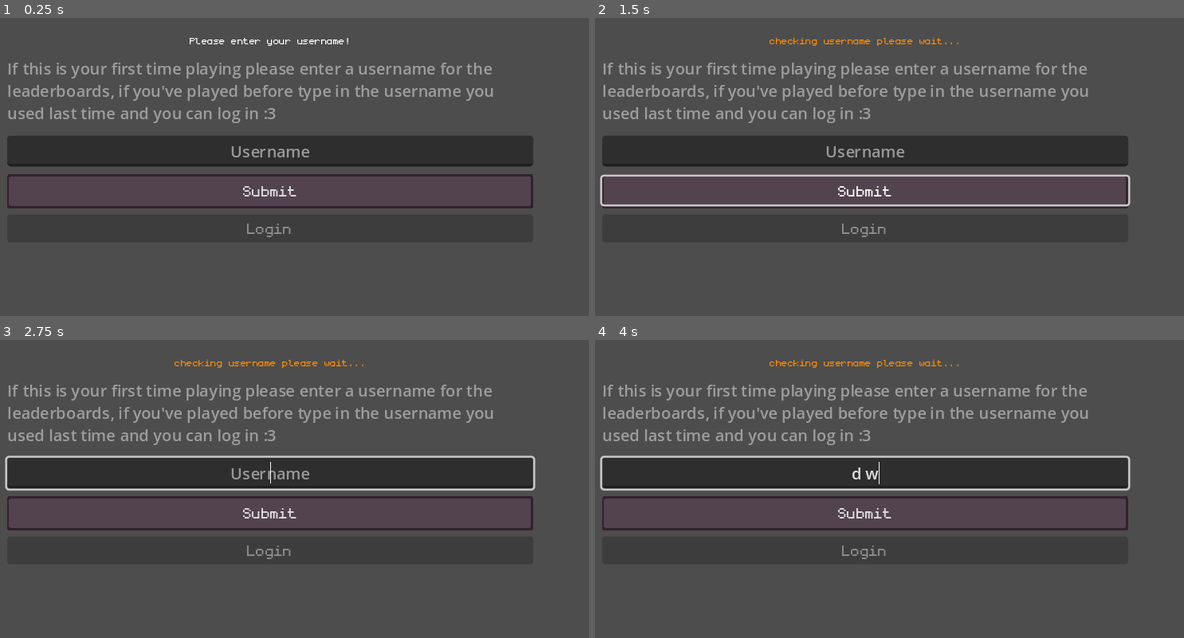
Above: before the commit, frames 1-4 (two rows, left to right).
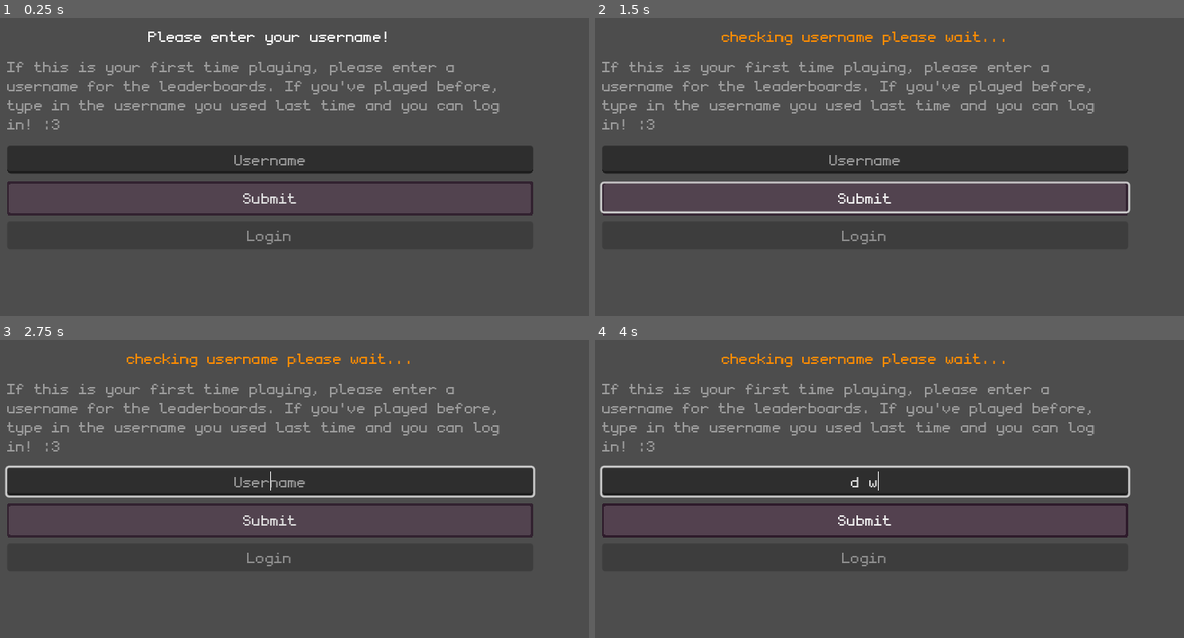
Above: after the commit, the same moments.

Repository: Eefschmeef2310/Summertime-Jam-2024
Game: Godot game, scene res://Levels/menus/MainMenu.tscn
Same seed, same stepped clock (60 frames per second), same inputs: the game is played once before the commit and once after it. Sound files missing from this copy of the repository are replaced by a short silence.
Inputs (mouse positions are in pixels of both pictures, inside the frame that each line leads up to):
- Up to frame 1 (0.25 s): no input
- Up to frame 2 (1.5 s): click "Submit" at 0.5 s; tap Enter at 1.25 s; move the mouse to (1007, 119) at 1.27 s; hold D (Right) from 1.28 s (still down); right-click (1007, 119) at 1.35 s
- Up to frame 3 (2.75 s): tap Space (Interact) at 2, 2.1 s; move the mouse to (141, 477) at 2.02 s; release D (Right) at 2.03 s; hold S (Down) from 2.03 s (still down); right-click (141, 477) at 2.3 s
- Up to frame 4 (4 s): tap Enter at 2.75 s; move the mouse to (930, 378) at 2.77 s; release S (Down) at 2.78 s; hold D (Right) 2.78-3.53 s; right-click (930, 378) at 2.85 s; tap Space (Interact) at 3.5 s; move the mouse to (830, 530) at 3.52 s; hold W (Up) from 3.53 s (still down); right-click (830, 530) at 3.6 s

The runs differ from the first frame. In frame 1, 14% of the frame differs, in the area x 1-91%, y 4-76%; in frame 2, 15%; in frame 3, 15%, in the area x 0-91%, y 4-76%; in frame 4, 15%.
Error in both runs: Invalid access to property or key 'records' on a base object of type 'Nil'. (res://online/AirtableManager.gd:150)

Commit message:
cookies final changes

Diff:
--- a/Levels/menus/game_over_screen.tscn
+++ b/Levels/menus/game_over_screen.tscn
@@ -1,18 +1,18 @@
-[gd_scene load_steps=5 format=3 uid="uid://dqk448jx6f5o7"]
+[gd_scene load_steps=6 format=3 uid="uid://dqk448jx6f5o7"]
 
 [ext_resource type="Script" path="res://Levels/menus/game_over_screen.gd" id="1_oa0xp"]
 [ext_resource type="AudioStream" uid="uid://cxnxavligkqb1" path="res://audio/sfx/dun-dun-duuun-v01-105105_pixabay.mp3" id="2_2xm0q"]
-
-[sub_resource type="StyleBoxFlat" id="StyleBoxFlat_ojeth"]
-bg_color = Color(0.372549, 0.145098, 0.145098, 0.501961)
-corner_radius_top_left = 8
-corner_radius_top_right = 8
-corner_radius_bottom_right = 8
-corner_radius_bottom_left = 8
-anti_aliasing_size = 0.5
+[ext_resource type="Texture2D" uid="uid://d0f2hvsserfpk" path="res://Levels/menus_border_x2.png" id="2_fdljo"]
 
 [sub_resource type="LabelSettings" id="LabelSettings_fkh31"]
 font_size = 80
+outline_size = 8
+outline_color = Color(0, 0, 0, 1)
+
+[sub_resource type="LabelSettings" id="LabelSettings_j3x7p"]
+font_size = 24
+outline_size = 4
+outline_color = Color(0, 0, 0, 1)
 
 [node name="GameOverScreen" type="CanvasLayer"]
 process_mode = 3
@@ -24,14 +24,19 @@
 anchor_bottom = 1.0
 grow_horizontal = 2
 grow_vertical = 2
-theme_override_constants/margin_left = 24
-theme_override_constants/margin_top = 24
-theme_override_constants/margin_right = 24
-theme_override_constants/margin_bottom = 24
+theme_override_constants/margin_left = 32
+theme_override_constants/margin_top = 32
+theme_override_constants/margin_right = 32
+theme_override_constants/margin_bottom = 32
 
-[node name="TextureRect" type="Panel" parent="BG"]
+[node name="TextureRect" type="NinePatchRect" parent="BG"]
+modulate = Color(0.709804, 0.145098, 0.145098, 0.784314)
 layout_mode = 2
-theme_override_styles/panel = SubResource("StyleBoxFlat_ojeth")
+texture = ExtResource("2_fdljo")
+patch_margin_left = 10
+patch_margin_top = 10
+patch_margin_right = 10
+patch_margin_bottom = 10
 
 [node name="MarginContainer" type="MarginContainer" parent="."]
 anchors_preset = 15
@@ -56,6 +61,7 @@
 [node name="ReasonOfDeath" type="Label" parent="MarginContainer/VBoxContainer"]
 layout_mode = 2
 text = "Reason of death here"
+label_settings = SubResource("LabelSettings_j3x7p")
 horizontal_alignment = 1
 
 [node name="MenuButton" type="Button" parent="MarginContainer/VBoxContainer"]
--- a/Levels/saveLoader.tscn
+++ b/Levels/saveLoader.tscn
@@ -3,6 +3,7 @@
 [ext_resource type="Script" path="res://online/saveLoader.gd" id="1_mdrm8"]
 
 [sub_resource type="LabelSettings" id="LabelSettings_3yf6s"]
+font_size = 24
 
 [sub_resource type="LabelSettings" id="LabelSettings_hcw5e"]
 font_size = 11
@@ -27,12 +28,10 @@
 anchor_bottom = 1.0
 grow_horizontal = 2
 grow_vertical = 2
-theme_override_constants/margin_left = 100
-theme_override_constants/margin_top = 150
-theme_override_constants/margin_right = 100
 
 [node name="VBoxContainer" type="VBoxContainer" parent="MarginContainer"]
 layout_mode = 2
+size_flags_vertical = 4
 
 [node name="Label" type="Label" parent="MarginContainer/VBoxContainer"]
 layout_mode = 2
--- a/Levels/target_manager.gd
+++ b/Levels/target_manager.gd
@@ -126,7 +126,7 @@
 		generate_target()
 	else:
 		# Was not a target.
-		GameOverManager.game_over("A eliminated an innocent person!")
+		GameOverManager.game_over("You eliminated an innocent person!")
 
 
 #func _ready():
--- a/Levels/tutorial_manager.gd
+++ b/Levels/tutorial_manager.gd
@@ -55,10 +55,10 @@
 		6: #First customer sits
 			pass
 		7: #second customer sits
-			$Popup/Label.text = "Some people will be targets you must eliminate. Press Q to poison the target's food, then cook and serve!"
+			$Popup/Label.text = "Some people will be targets you must eliminate. Press Q to poison the target's food before serving!"
 			poison_available = true
 		8: #First poision
-			$Popup/Label.text = "Be careful! If a non-target is eliminated, or a target is left alive, it's Game Over (again)!"
+			$Popup/Label.text = "Be careful! If an innocent is eliminated, or a target is left alive, it's Game Over (again)!"
 		9: #First customer leaves
 			pass
 		10: #Second customer leaves
--- a/Levels/usernamePicker.tscn
+++ b/Levels/usernamePicker.tscn
@@ -1,8 +1,10 @@
-[gd_scene load_steps=3 format=3 uid="uid://d4dqulc66ytm4"]
+[gd_scene load_steps=4 format=3 uid="uid://d4dqulc66ytm4"]
 
 [ext_resource type="Script" path="res://online/usernamePicker.gd" id="1_rscvl"]
+[ext_resource type="FontFile" uid="uid://blu2jentl2c08" path="res://Fonts/monogram.ttf" id="2_sa77s"]
 
 [sub_resource type="LabelSettings" id="LabelSettings_16ysa"]
+font_size = 24
 
 [node name="UsernamePicker" type="Control"]
 layout_mode = 3
@@ -37,11 +39,15 @@
 [node name="LoginInfo" type="RichTextLabel" parent="VBoxContainer"]
 layout_mode = 2
 theme_override_colors/default_color = Color(0.615686, 0.615686, 0.615686, 1)
-text = "If this is your first time playing please enter a username for the leaderboards, if you've played before type in the username you used last time and you can log in :3"
+theme_override_fonts/normal_font = ExtResource("2_sa77s")
+theme_override_font_sizes/normal_font_size = 24
+text = "If this is your first time playing, please enter a username for the leaderboards. If you've played before, type in the username you used last time and you can log in! :3"
 fit_content = true
 
 [node name="UsernameFeild" type="LineEdit" parent="VBoxContainer"]
 layout_mode = 2
+theme_override_fonts/font = ExtResource("2_sa77s")
+theme_override_font_sizes/font_size = 24
 placeholder_text = "Username"
 alignment = 1
 
--- a/project.godot
+++ b/project.godot
@@ -80,7 +80,6 @@
 Interact={
 "deadzone": 0.5,
 "events": [Object(InputEventKey,"resource_local_to_scene":false,"resource_name":"","device":-1,"window_id":0,"alt_pressed":false,"shift_pressed":false,"ctrl_pressed":false,"meta_pressed":false,"pressed":false,"keycode":0,"physical_keycode":32,"key_label":0,"unicode":32,"echo":false,"script":null)
-, Object(InputEventKey,"resource_local_to_scene":false,"resource_name":"","device":-1,"window_id":0,"alt_pressed":false,"shift_pressed":false,"ctrl_pressed":false,"meta_pressed":false,"pressed":false,"keycode":0,"physical_keycode":69,"key_label":0,"unicode":101,"echo":false,"script":null)
 ]
 }
 Poison={
Not shown, changed: export_presets.cfg
